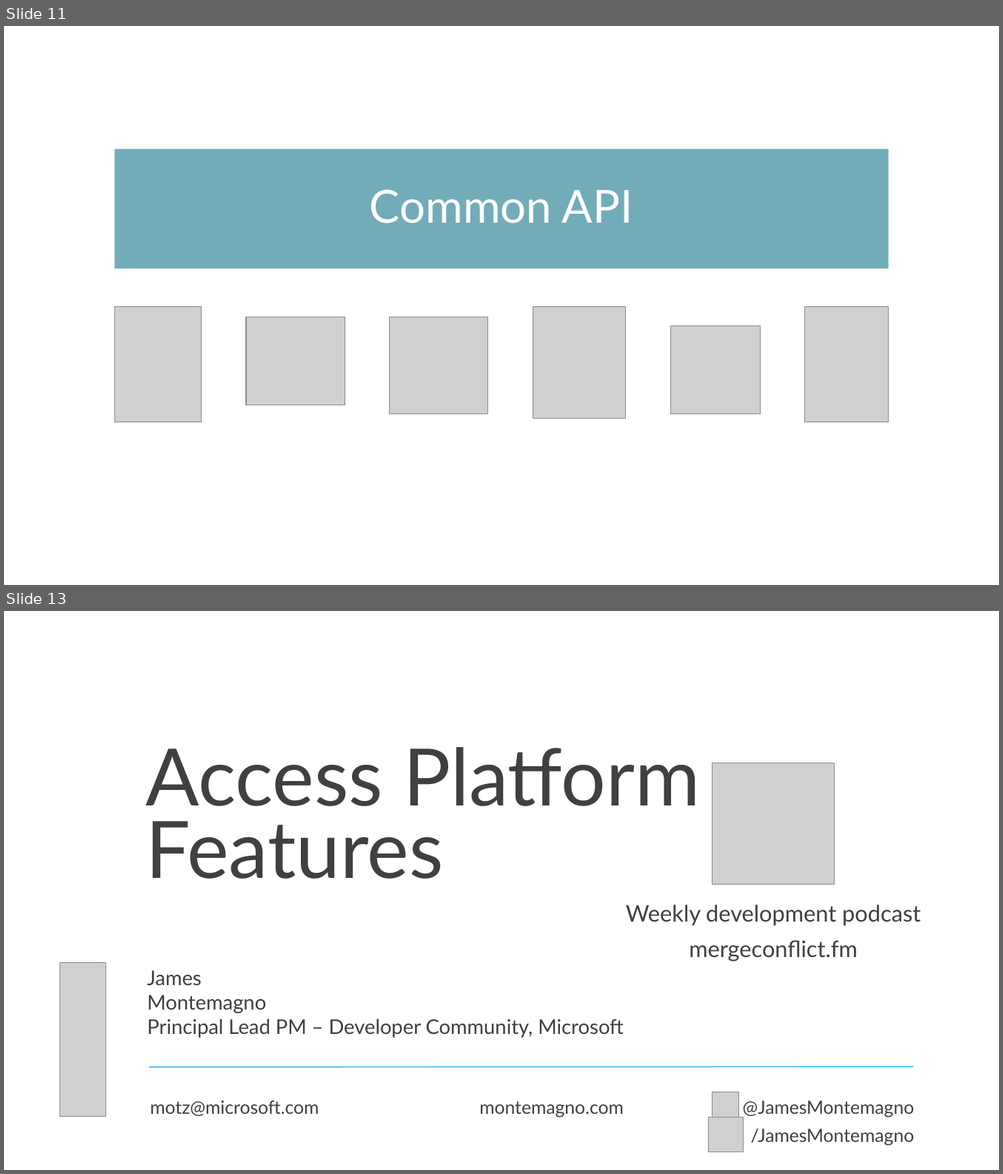
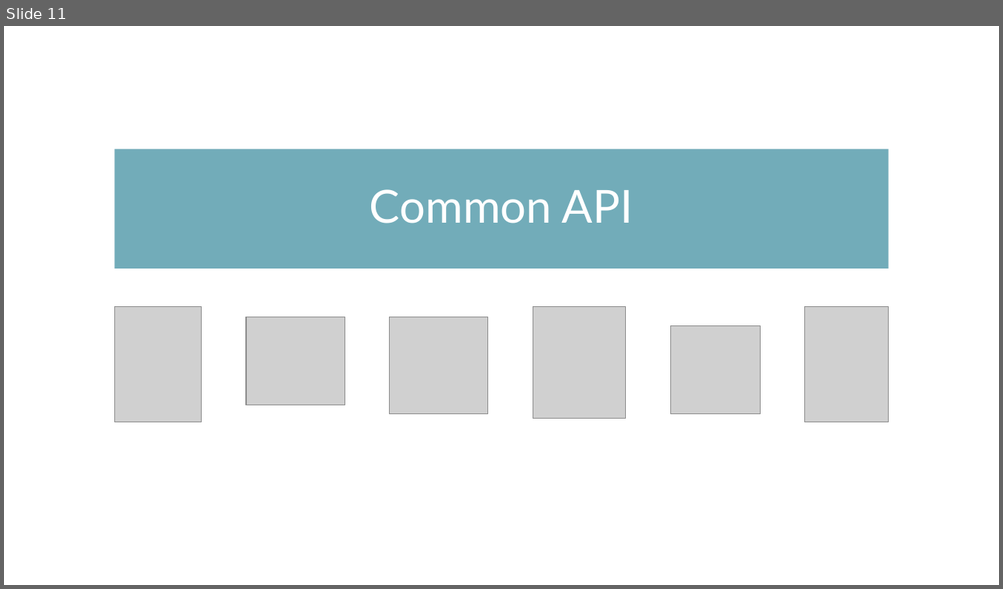
Before and after one commit to dotnet-presentations/dotnet-maui-workshop, a slide deck: Slides/Workshop4 - Accessing Platform Features.pptx. Shown one above the other, each under a label of ours: slides 11 and 13 before the commit, slide 11 after it; the slides between them are not shown. The pictures are 1003x1174 and 1003x589 pixels, drawn with LibreOffice and Linux fonts; fonts in the diff are those of the drawing; grey boxes stand for pictures; background and template pictures are left out. Boxes give left, top, right and bottom in pixels: in the first picture for what was removed or moved away, otherwise in the second. Text is boxed around its words. In the diff, an @@ line names an element or a change of style, - is before the commit and + after.

Commit message:
Buncha slide updates! (#136)
* Fixing part 0 slides inc removing the montemagno branding, old dotnet 6 stuff, updated design

* updating part 1 slides

* slide updates and deleting old junk

* moar slide updates

* re-adding part 5 lol

* shrink slides

---------

```diff
--- a/Slides/Workshop4 - Accessing Platform Features.pptx
+++ b/Slides/Workshop4 - Accessing Platform Features.pptx
@@ slide 13 removed at (4, 611, 999, 1170), background #FFFFFF @@
@@ text removed at (145, 747, 700, 879) @@
-Access Platform
-Features
@@ picture removed at (712, 763, 834, 884) @@
@@ text removed at (626, 905, 920, 962) @@
-Weekly development podcast
-mergeconflict.fm
@@ picture removed at (60, 963, 105, 1118) @@
@@ text removed at (147, 971, 623, 1038) @@
-James
-Montemagno
-Principal Lead PM – Developer Community, Microsoft
@@ line removed from (149, 1068) to (913, 1067) @@
@@ picture removed at (712, 1092, 739, 1119) @@
@@ text removed at (150, 1101, 318, 1116) @@
-motz@microsoft.com
@@ text removed at (479, 1102, 623, 1118) @@
-montemagno.com
@@ picture removed at (708, 1118, 743, 1153) @@
@@ text removed at (743, 1101, 914, 1146) @@
-@JamesMontemagno
-/JamesMontemagno
```
Also in this commit, not shown: 1 slide changed, 2 slides added, 1 other slide removed, 5 other files.
